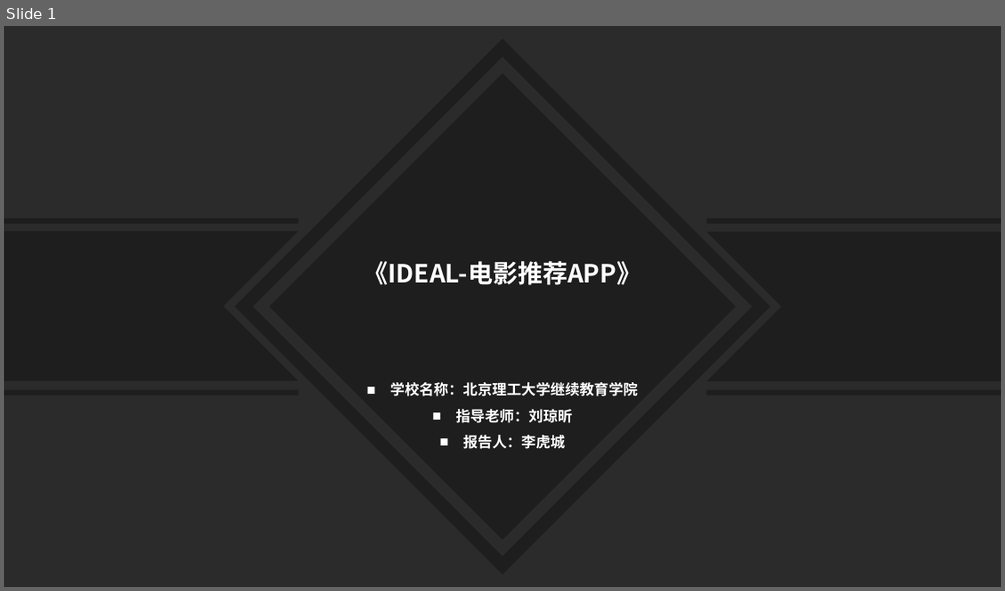
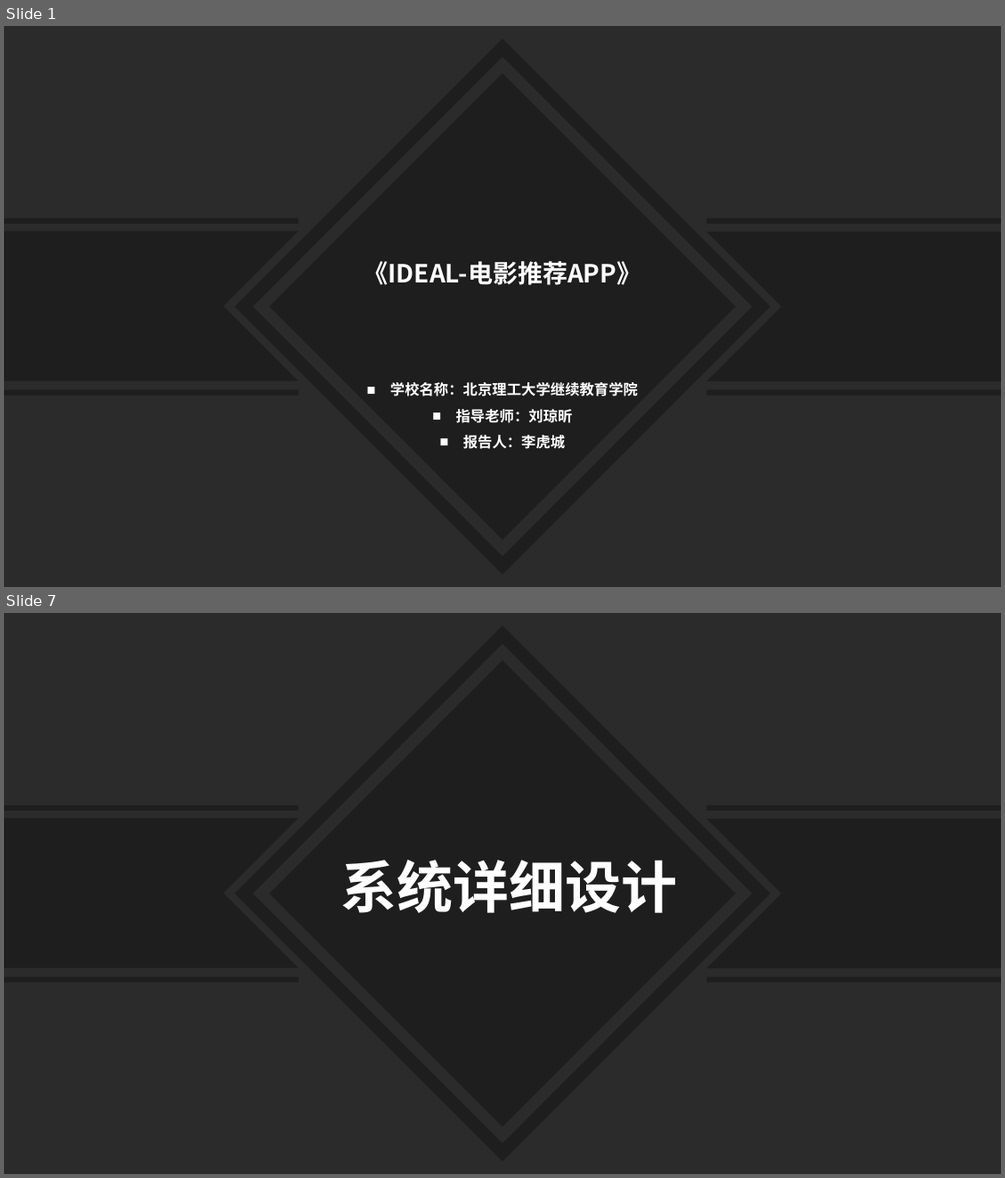
Before and after one commit to lhch102/doc, a slide deck: 夜本毕设资料/夜大本科论文/李虎城-IDEAL-答辩PPT.pptx. Shown one above the other, each under a label of ours: slide 1 before the commit, slides 1 and 7 after it; the slides between them are not shown. The pictures are 1005x591 and 1005x1178 pixels, drawn with LibreOffice and Linux fonts; fonts in the diff are those of the drawing; background and template pictures are left out; a plain dark background stands for a picture behind light text. Boxes give left, top, right and bottom in pixels: in the first picture for what was removed or moved away, otherwise in the second. Text is boxed around its words. In the diff, an @@ line names an element or a change of style, - is before the commit and + after.

```diff
--- a/夜本毕设资料/夜大本科论文/李虎城-IDEAL-答辩PPT.pptx
+++ b/夜本毕设资料/夜大本科论文/李虎城-IDEAL-答辩PPT.pptx
@@ slide 7 added at [4, 613, 1001, 1174], background picture (left out); not listed: 8 template elements that a slide beside it also shows @@
@@ text added at [340, 860, 677, 913], 54 pt, text #FFFFFF, bold @@
+系统详细设计
```
Also in this commit, not shown: 13 slides changed, 9 other slides added, 3 other files.
